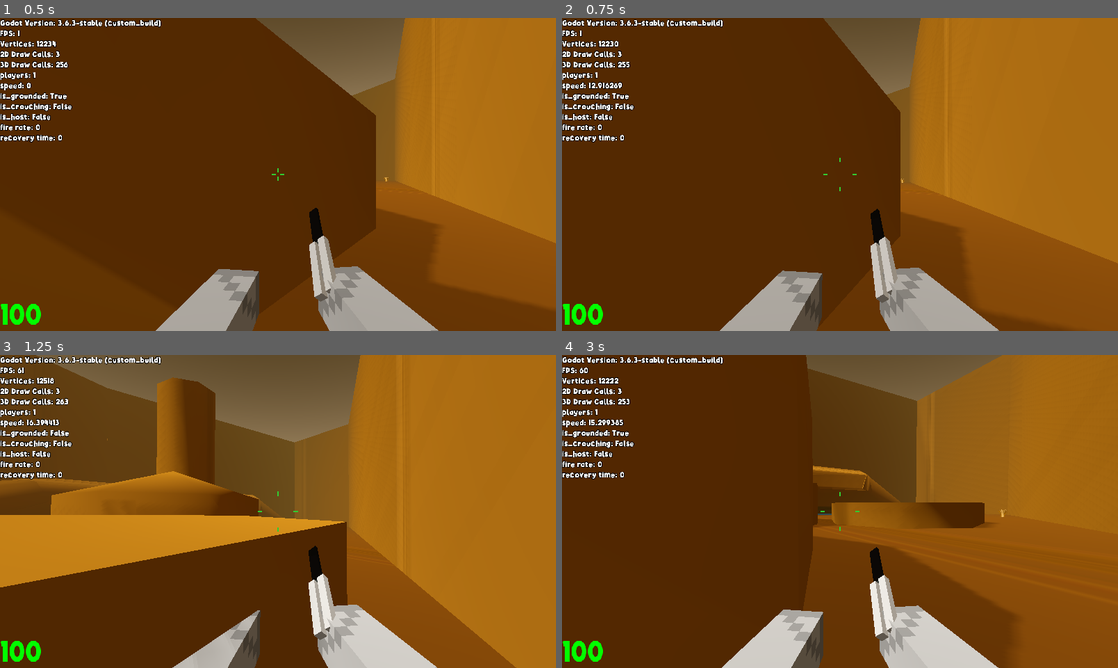
Above: before the commit, frames 1-4 (two rows, left to right).
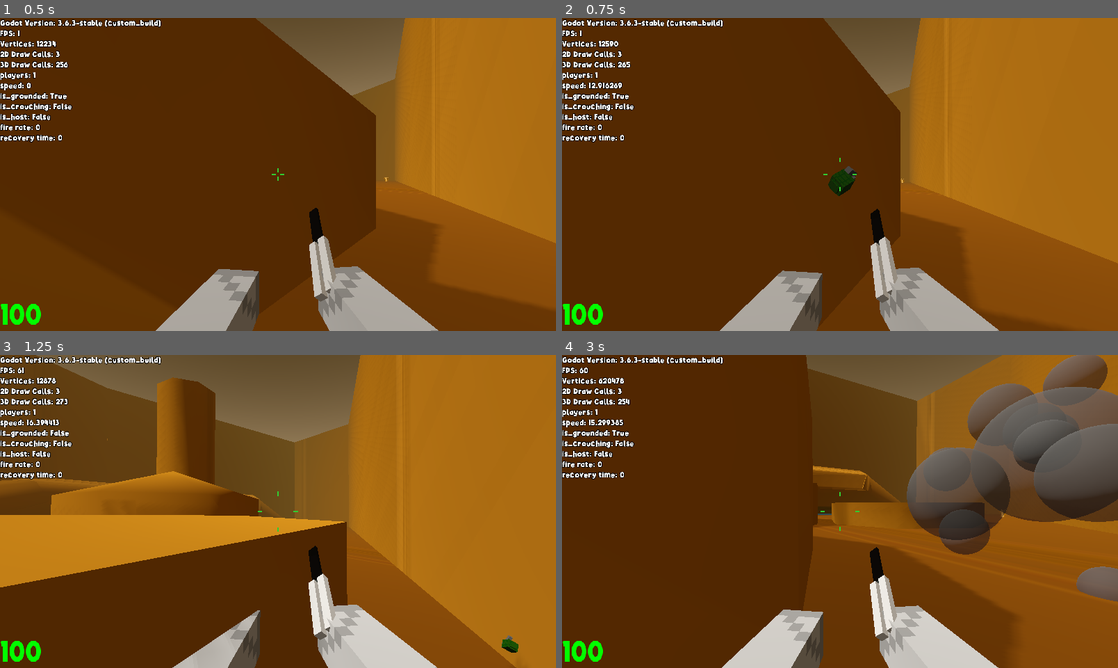
Above: after the commit, the same moments.

Repository: miklaskarjalainen/Togmen
Game: Godot game, scene res://source/scenes/game.tscn
Same seed, same stepped clock (60 frames per second), same inputs: the game is played once before the commit and once after it. This scene is started directly instead of the project's main scene.
Inputs (mouse positions are in pixels of both pictures, inside the frame that each line leads up to):
- Up to frame 1 (0.5 s): no input
- Up to frame 2 (0.75 s): move the mouse to (867, 174) at 0.52 s; hold W (forwards) from 0.53 s (still down); tap G (throw_grenade, bound only after the commit) at 0.6 s
- Up to frame 3 (1.25 s): keep holding W (forwards); tap Space (jump) at 0.77 s
- Up to frame 4 (3 s): keep holding W (forwards); move the mouse to (812, 511) at 1.27 s; tap Shift (crouch) at 1.35 s; tap Space (jump) at 1.52 s; tap G (throw_grenade, bound only after the commit) at 1.55, 2.3 s; move the mouse to (851, 505) at 2.02 s; tap Q (quick_switch) at 2.1 s; move the mouse to (834, 517) at 2.77 s; right-click (834, 517) at 2.85 s

Frame 1 is identical in both runs. In frame 2, 0.3% of the frame differs, in the area x 7-54%, y 7-57%; in frame 3, 0.2%; in frame 4, 16%, in the area x 6-100%, y 0-79%.

Commit message:
Grenade and medkit
grenade is wip

Diff:
--- a/assets/weapons/grenade/grenade.gd
+++ b/assets/weapons/grenade/grenade.gd
@@ -1,12 +1,76 @@
-extends RigidBody
+extends NetObject
 
+export(int)   var throw_force = 45
+export(int)   var max_damage  = 115
+export(float) var fuse_time   = 2.5 # seconds
+export(Curve) var damage_falloff
+
+onready var hitbox     = $hitbox
+onready var particles  = $smoke
+onready var max_length = ($hitbox/sphere.shape as SphereShape).radius
+
+func _ready():
+	particles.emitting = false
+	particles.one_shot = true
 
 func _physics_process(delta):
 	if $grenade.visible == false:
+		self.linear_velocity  = Vector3()
+		self.angular_velocity = Vector3()
 		if $smoke.emitting == false:
 			queue_free()
 
-func _on_explode_timeout():
-	sleeping = true
+func do_damage_to(body):
+	if not body is Peer:
+		return
+	if body.is_network_master():
+		return
+
+	# Damage Calculation #
+	var body_position = body.global_transform.origin
+	body_position.y = 0
+
+	var self_position = self.global_transform.origin
+	self_position.y = 0
+
+	var length = self_position.distance_to(body_position)
+	var damage_multiplier:float = damage_falloff.interpolate(float(length/max_length))
+	var damage = max_damage * damage_multiplier
+
+	# Prints #
+	print("Name: ", body.name)
+	print("Length: ", length)
+	print("Damage: ", damage)
+
+	# Do Damage #
+	body._damage(int(damage), "grenade")
+
+func setup_grenade(camera:Camera):
+	var towards:Vector3 = camera.get_node("grenade_dir").global_transform.origin
+	var direction      := camera.global_transform.origin.direction_to(towards)
+
+	$fuse_time.wait_time    = fuse_time
+	global_transform.origin = camera.global_transform.origin
+	if is_network_master():
+		self.linear_velocity         = direction * throw_force
+
+	set_as_toplevel(true)
+	$fuse_time.start()
+
+puppet func handle_exploding(var position := global_transform.origin):
+	# Visual #
+	self.sleeping = true
 	$smoke.emitting = true
 	$grenade.visible = false
+
+	# Damage #
+	if !is_network_master():
+		global_transform.origin = position
+		return
+	rpc("handle_exploding", position)
+	for body in $hitbox.get_overlapping_bodies():
+		do_damage_to(body)
+
+# Signals #
+func _on_explode_timeout():
+	handle_exploding()
--- a/assets/weapons/grenade/grenade.tscn
+++ b/assets/weapons/grenade/grenade.tscn
@@ -1,61 +1,77 @@
-[gd_scene load_steps=10 format=2]
+[gd_scene load_steps=12 format=2]
 
 [ext_resource path="res://assets/weapons/grenade/grenade_model.tscn" type="PackedScene" id=1]
 [ext_resource path="res://assets/weapons/grenade/grenade.gd" type="Script" id=2]
 
-[sub_resource type="PhysicsMaterial" id=2]
+[sub_resource type="PhysicsMaterial" id=1]
 friction = 0.2
-bounce = 0.5
+bounce = 0.6
 
-[sub_resource type="CapsuleShape" id=1]
-radius = 0.101852
-height = 0.0848977
+[sub_resource type="Curve" id=2]
+_data = [ Vector2( 0, 0.990909 ), 0.0, -0.182664, 0, 0, Vector2( 0.99537, 0.0090909 ), -2.82273, 0.0, 0, 0 ]
 
-[sub_resource type="Curve" id=3]
+[sub_resource type="SphereShape" id=10]
+radius = 0.4059
+
+[sub_resource type="Curve" id=4]
 _data = [ Vector2( 0.00347222, 0.675 ), 0.0, 0.0, 0, 0, Vector2( 1, 0 ), -1.4847, 0.0, 0, 0 ]
 
-[sub_resource type="CurveTexture" id=4]
-curve = SubResource( 3 )
+[sub_resource type="CurveTexture" id=5]
+curve = SubResource( 4 )
 
-[sub_resource type="ParticlesMaterial" id=5]
+[sub_resource type="ParticlesMaterial" id=6]
 direction = Vector3( 0, 0, 0 )
 spread = 180.0
 gravity = Vector3( 0, 0, 0 )
-initial_velocity = 8.0
-damping = 25.0
-scale_curve = SubResource( 4 )
+initial_velocity = 45.0
+initial_velocity_random = 0.2
+damping = 120.0
+scale_curve = SubResource( 5 )
 
-[sub_resource type="SpatialMaterial" id=6]
+[sub_resource type="SpatialMaterial" id=7]
 flags_transparent = true
-albedo_color = Color( 0.356863, 0.356863, 0.356863, 0.490196 )
+albedo_color = Color( 0.356863, 0.356863, 0.356863, 0.780392 )
 
-[sub_resource type="SphereMesh" id=7]
-material = SubResource( 6 )
+[sub_resource type="SphereMesh" id=8]
+material = SubResource( 7 )
+
+[sub_resource type="SphereShape" id=9]
+radius = 9.24667
 
 [node name="grenade" type="RigidBody"]
-mass = 10.0
-physics_material_override = SubResource( 2 )
-linear_velocity = Vector3( 10, 0, 10 )
+collision_layer = 0
+mass = 5.0
+physics_material_override = SubResource( 1 )
+linear_velocity = Vector3( 0, 0, 10 )
+linear_damp = 0.25
+angular_velocity = Vector3( 10, 0, 0 )
 script = ExtResource( 2 )
+fuse_time = 2.2
+damage_falloff = SubResource( 2 )
 
 [node name="grenade" parent="." instance=ExtResource( 1 )]
-transform = Transform( 2, 0, 0, 0, 2, 0, 0, 0, 2, 0, -0.126417, -0.0627784 )
+transform = Transform( 3, 0, 0, 0, 3, 0, 0, 0, 3, 0, -0.238076, -0.102698 )
 
 [node name="collisiion" type="CollisionShape" parent="."]
 transform = Transform( 1, 0, 0, 0, -4.37114e-08, 1, 0, -1, -4.37114e-08, 0.0654462, -0.0177574, -0.00665565 )
-shape = SubResource( 1 )
+shape = SubResource( 10 )
 
 [node name="smoke" type="Particles" parent="."]
-emitting = false
-amount = 16
-one_shot = true
+amount = 48
 explosiveness = 0.9
-process_material = SubResource( 5 )
-draw_pass_1 = SubResource( 7 )
+process_material = SubResource( 6 )
+draw_pass_1 = SubResource( 8 )
 
-[node name="explode" type="Timer" parent="."]
-wait_time = 3.5
+[node name="fuse_time" type="Timer" parent="."]
+wait_time = 10.0
 one_shot = true
 autostart = true
 
-[connection signal="timeout" from="explode" to="." method="_on_explode_timeout"]
+[node name="hitbox" type="Area" parent="."]
+collision_layer = 0
+collision_mask = 4
+
+[node name="sphere" type="CollisionShape" parent="hitbox"]
+shape = SubResource( 9 )
+
+[connection signal="timeout" from="fuse_time" to="." method="_on_explode_timeout"]
--- a/project.godot
+++ b/project.godot
@@ -19,10 +19,25 @@
 "language": "GDScript",
 "path": "res://source/entities/actors/body_part.gd"
 }, {
+"base": "NetObject",
+"class": "Consumable",
+"language": "GDScript",
+"path": "res://source/entities/consumables/medkit.gd"
+}, {
 "base": "Spatial",
-"class": "Consumable",
-"language": "GDScript",
-"path": "res://source/entities/consumables/medkit.gd"
+"class": "NetObject",
+"language": "GDScript",
+"path": "res://source/entities/NetObject.gd"
+}, {
+"base": "Actor",
+"class": "Peer",
+"language": "GDScript",
+"path": "res://source/entities/actors/player.gd"
+}, {
+"base": "Spatial",
+"class": "Player",
+"language": "GDScript",
+"path": "res://source/entities/actors/hand.gd"
 }, {
 "base": "Position3D",
 "class": "PlayerSpawn",
@@ -43,6 +58,9 @@
 "Actor": "",
 "BodyPart": "",
 "Consumable": "",
+"NetObject": "",
+"Peer": "",
+"Player": "",
 "PlayerSpawn": "",
 "Weapon": "",
 "YesPopupDialog": ""
@@ -221,6 +239,11 @@
 "deadzone": 0.5,
 "events": [  ]
 }
+throw_grenade={
+"deadzone": 0.5,
+"events": [ Object(InputEventKey,"resource_local_to_scene":false,"resource_name":"","device":0,"alt":false,"shift":false,"control":false,"meta":false,"command":false,"pressed":false,"scancode":71,"unicode":0,"echo":false,"script":null)
+ ]
+}
 
 [layer_names]
 
--- a/source/entities/NetObject.gd
+++ b/source/entities/NetObject.gd
@@ -7,31 +7,15 @@
 signal peer_interact(id)
 
 export var bool_handled_by_host := true
-export var anim_path:NodePath
-export var area_path:NodePath
-
-var anim
-var area
 
 func _ready():
-	if anim_path != "":
-		anim = get_node(anim_path)
-	if area_path != "":
-		area = get_node(area_path)
-
-
-	# ON PEER CONNECT #s
+	# ON PEER CONNECT #
 
 	if bool_handled_by_host:
 		set_network_master(1)
-		if area != null and is_network_master():
-			print("Wasn't null")
-			area.connect("body_entered", self, "_on_body_enter")
 	else:
 		var id = get_tree().get_network_unique_id()
 		set_network_master(id)
-		if area != null and is_network_master():
-			area.connect("body_entered", self, "_on_body_enter")
 
 
 func _physics_process(_delta:float):
@@ -44,8 +28,6 @@
 
 	remote_visible(visible)
 	remote_position(global_transform.origin)
-	if anim != null:
-		remote_anim(anim.current_animation)
 
 # Networking #
 puppet func remote_visible(value:bool):
@@ -59,28 +41,3 @@
 		rpc("remote_position", position)
 		return
 	global_transform.origin = position
-
-puppet func remote_anim(anim_name:String):
-	if anim == null:
-		return
-	if anim_name == "":
-		return
-
-	if is_network_master():
-		rpc("remote_anim", anim_name)
-		return
-	anim.play(anim_name)
-
-puppet func remote_interact(id:int):
-	if is_network_master():
-		rpc("remote_interact", id)
-	emit_signal("peer_interact", id)
-
-# Signals #
-func _on_body_enter(body):
-	if !is_network_master():
-		return
-	if not body is Peer:
-		return
-	var id = body.get_unique_id()
-	remote_interact(id)
--- a/source/entities/actors/hand.gd
+++ b/source/entities/actors/hand.gd
@@ -1,17 +1,21 @@
 extends Spatial
+class_name Player
 
 # Todo: add swing
-export  var player_path   :NodePath
-export  var player_model_path   :NodePath
-export  var raycast_path  :NodePath
+export  var player_path       :NodePath
+export  var player_model_path :NodePath
+export  var raycast_path      :NodePath
+export  var grenade_dir_path  :NodePath
 export  var viewmodel_fov := 0.5
 
 onready var player       = get_node(player_path)
 onready var player_model = get_node(player_model_path)
 onready var raycast      = get_node(raycast_path)
+onready var grenade_dir  = get_node(grenade_dir_path)
 
-onready var bullet_impact  = preload("res://source/particles/bullet_impact.tscn")
-onready var blood_particle = preload("res://source/particles/blood_particle.tscn")
+onready var bullet_impact := preload("res://source/particles/bullet_impact.tscn")
+onready var blood_particle:= preload("res://source/particles/blood_particle.tscn")
+onready var grenade       := preload("res://assets/weapons/grenade/grenade.tscn")
 onready var weapons = get_children()
 
 var current_weapon  := 0
@@ -76,6 +80,8 @@
 		_shoot()
 	elif Input.is_action_pressed("shoot") and get_weapon().is_auto():
 		_shoot()
+	if Input.is_action_just_pressed("throw_grenade") and grenade_dir.get_child_count() == 0:
+		_throw_grenade()
 
 func _shoot():
 	# Returns false if there's something preventing from shooting like,
@@ -129,6 +135,17 @@
 
 	peer.rpc_id(peer_id, "_damage", bullet_damage, kill_type)
 
+puppet func _throw_grenade():
+	if is_network_master():
+		rpc("_throw_grenade")
+	var instance = grenade.instance()
+	var direction:Vector3
+	direction -= global_transform.basis.x
+
+	grenade_dir.add_child(instance)
+	instance.set_network_master(int(player.name))
+	instance.setup_grenade(get_parent())
+
 puppet func create_bullet_impact(_location:Vector3):
 	if is_network_master():
 		rpc_unreliable("create_bullet_impact", _location)
--- a/source/entities/actors/player.gd
+++ b/source/entities/actors/player.gd
@@ -11,8 +11,6 @@
 onready var jump_timer := $jump_timer
 onready var player_anim:= get_node("player_model/AnimationPlayer")
 
-onready var grenade := preload("res://assets/weapons/grenade/grenade.tscn")
-
 var peer_data := {
 	"id":0,
 	"peer_name":"",
@@ -60,8 +58,6 @@
 			Gui.killed_by("", "suicide")
 			_respawn()
 
-		if Input.is_action_just_pressed("throw_grenade"):
-			throw_grenade()
 	_do_player_animations()
 
 func _do_player_animations():
@@ -176,14 +172,6 @@
 	$camera.rotation    = Vector3()
 	global_transform = get_parent().get_spawn()
 
-func throw_grenade():
-	var instance = grenade.instance()
-	add_child(instance)
-	instance.set_as_toplevel(true)
-	instance.global_transform.origin = $camera.global_transform.origin
-	instance.rotation = $camera.rotation
-
-
 # Networking #
 puppet func _update_look(_xrotation:Vector3, _yrotation:Vector3):
 	if is_network_master():
@@ -231,6 +219,9 @@
 	set_skin(_data["skin"])
 
 master func _damage(dmg:int, var kill_type := ""):
+	if !is_network_master():
+		rpc_id(get_unique_id(), "_damage", dmg, kill_type)
+		return
 	# This peer received damage from a peer #
 
 	# Handle the damage #
--- a/source/entities/actors/player.tscn
+++ b/source/entities/actors/player.tscn
@@ -150,6 +150,7 @@
 player_path = NodePath("../..")
 player_model_path = NodePath("../../player_model")
 raycast_path = NodePath("../shoot_ray")
+grenade_dir_path = NodePath("../grenade_dir")
 viewmodel_fov = 0.2
 
 [node name="Knife" parent="camera/hand" instance=ExtResource( 6 )]
@@ -206,6 +207,9 @@
 mov_speed = 8.5
 sfx_shoot = ExtResource( 11 )
 
+[node name="grenade_dir" type="Position3D" parent="camera"]
+transform = Transform( 1, 0, 0, 0, 1, 0, 0, 0, 1, 0, 0, -2 )
+
 [node name="player_model" parent="." instance=ExtResource( 5 )]
 transform = Transform( -3, 0, -4.52987e-07, 0, 3, 0, 4.52987e-07, 0, -3, 0, -1.17, 0 )
 script = ExtResource( 15 )
--- a/source/entities/consumables/medkit.gd
+++ b/source/entities/consumables/medkit.gd
@@ -1,18 +1,28 @@
 extends NetObject
 class_name Consumable
 
-# TODO MAKE THIS RELIABLE FOR NETWORKING #
-
 onready var respawn_timer = get_node("respawn")
+onready var area          = get_node("hitbox")
+onready var anim          = get_node("model/AnimationPlayer")
 
 func _ready():
 	visible = false
-	respawn_timer.start()
-	connect("peer_interact", self, "_on_peer_interact")
-	anim.connect("animation_finished", self, "_on_animation_finish")
 
-# Signals #
-func _on_peer_interact(id:int):
+	if is_network_master():
+		anim.connect("animation_finished", self, "_on_animation_finish")
+		respawn_timer.start()
+
+# Remotes #
+puppet func remote_anim(anim_name:String):
+	if anim == null or anim_name == "":
+		return
+
+	if is_network_master():
+		rpc("remote_anim", anim_name)
+		return
+	anim.play(anim_name)
+
+puppet func remote_interact(id:int):
 	if !visible:
 		return
 
@@ -22,6 +32,8 @@
 	if is_network_master():
 		anim.play("pickup")
 		respawn_timer.start()
+
+# Signals #
 
 func _on_respawn():
 	if is_network_master():
@@ -35,4 +47,11 @@
 		anim.play("idle")
 	elif anim_name == "idle":
 		anim.play("idle")
-	pass
+
+func _on_body_enter(body):
+	if !is_network_master():
+		return
+	if not body is Peer:
+		return
+	var id = body.get_unique_id()
+	remote_interact(id)
--- a/source/entities/consumables/medkit.tscn
+++ b/source/entities/consumables/medkit.tscn
@@ -4,12 +4,10 @@
 [ext_resource path="res://source/entities/consumables/medkit.gd" type="Script" id=2]
 
 [sub_resource type="BoxShape" id=1]
-extents = Vector3( 0.399371, 1.09415, 0.444423 )
+extents = Vector3( 0.876779, 1.09415, 0.891215 )
 
 [node name="medkit" type="Spatial"]
 script = ExtResource( 2 )
-anim_path = NodePath("model/AnimationPlayer")
-area_path = NodePath("hitbox")
 
 [node name="hitbox" type="Area" parent="."]
 collision_layer = 0
@@ -29,6 +27,7 @@
 wait_time = 10.0
 one_shot = true
 
+[connection signal="body_entered" from="hitbox" to="." method="_on_body_enter"]
 [connection signal="timeout" from="respawn" to="." method="_on_respawn"]
 
 [editable path="model"]
--- a/source/ui/elimination.gd
+++ b/source/ui/elimination.gd
@@ -22,6 +22,8 @@
 			message = "You HEADSHOTTED %s!" % peer_name
 		"noscope":
 			message = "You NOSCOPED %s!" % peer_name
+		"grenade":
+			message = "You NADED %s!" % peer_name
 		_:
 			message = "You KILLED %s!" % peer_name
 	text = message
@@ -48,6 +50,8 @@
 			message = "%s HEADSHOTTED YOU!" % peer_name
 		"noscope":
 			message = "%s NOSCOPED YOU!" % peer_name
+		"grenade":
+			message = "%s NADED YOU!" % peer_name
 		_:
 			message = "%s KILLED YOU!" % peer_name
 
